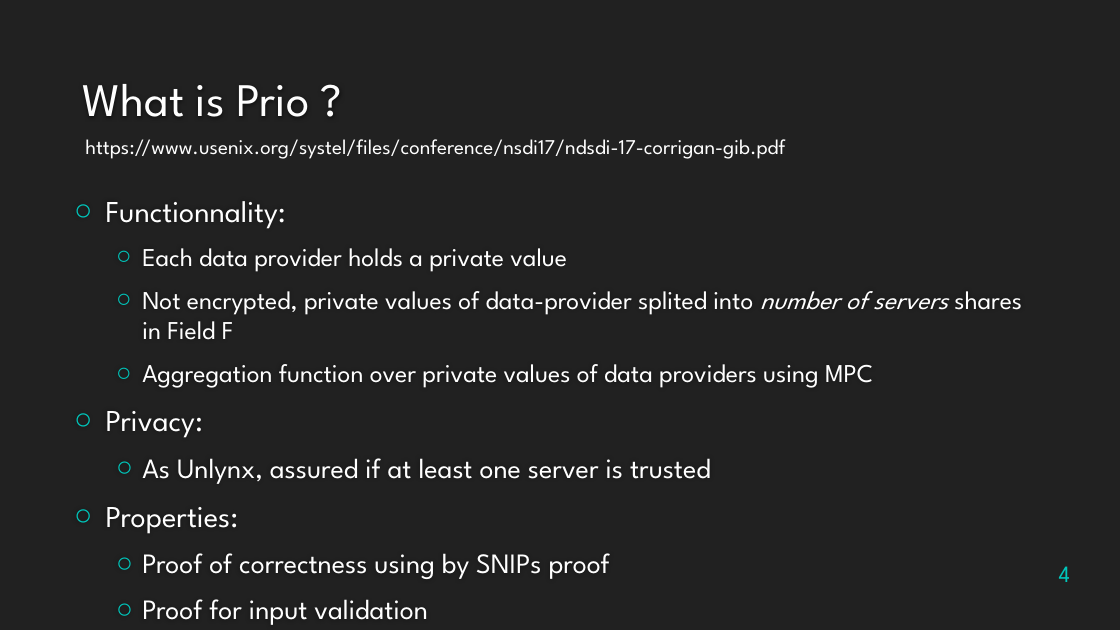
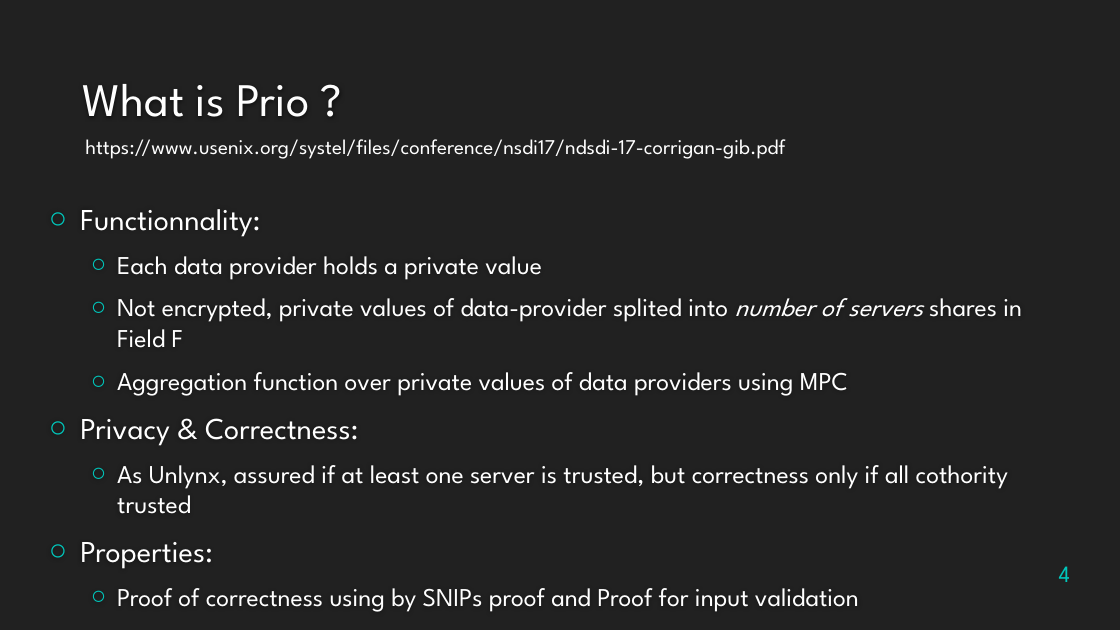
Before and after one commit to maxpr/MasterProjectDocuments, a slide deck: slide 4 of doc/Présentation.pptx. Drawn at 1120x630 pixels with LibreOffice and Linux fonts; fonts in the diff are those of the drawing; background and template pictures are left out. Boxes give left, top, right and bottom in pixels: in the first picture for what was removed or moved away, otherwise in the second. Text is boxed around its words. In the diff, an @@ line names an element or a change of style, - is before the commit and + after.

```diff
--- a/doc/Présentation.pptx
+++ b/doc/Présentation.pptx
@@ text "Functionnality:": place and size @@
-text "Functionnality:" at box(106, 201, 1022, 625)
+text "Functionnality:" at box(80, 209, 1022, 612)
@@ text at box(80, 418, 1008, 514): text changed; size 24 to 22 pt @@
-○ Privacy:
-  ○ As Unlynx, assured if at least one server is trusted
+○ Privacy & Correctness:
+  ○ As Unlynx, assured if at least one server is trusted, but correctness only if all cothority trusted
@@ text at box(117, 588, 859, 612): text changed; size 24 to 22 pt @@
-  ○ Proof of correctness using by SNIPs proof
-  ○ Proof for input validation
+  ○ Proof of correctness using by SNIPs proof and Proof for input validation
```
Also in this commit, not shown: 6 other slides changed.
